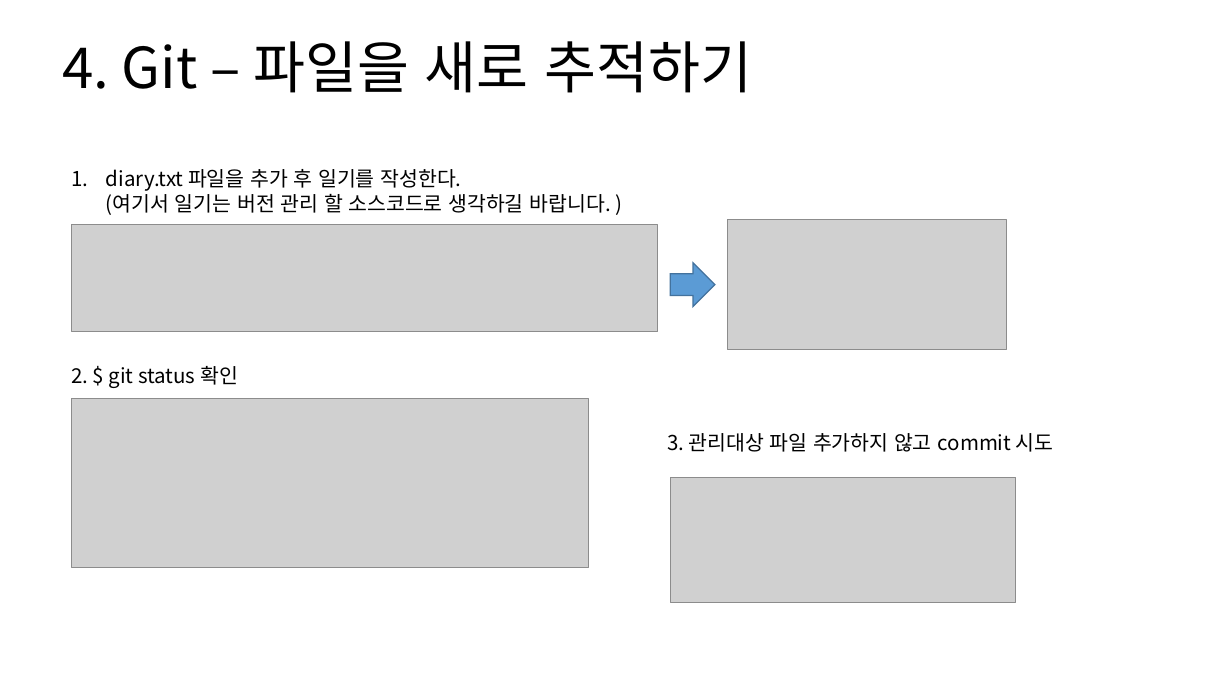
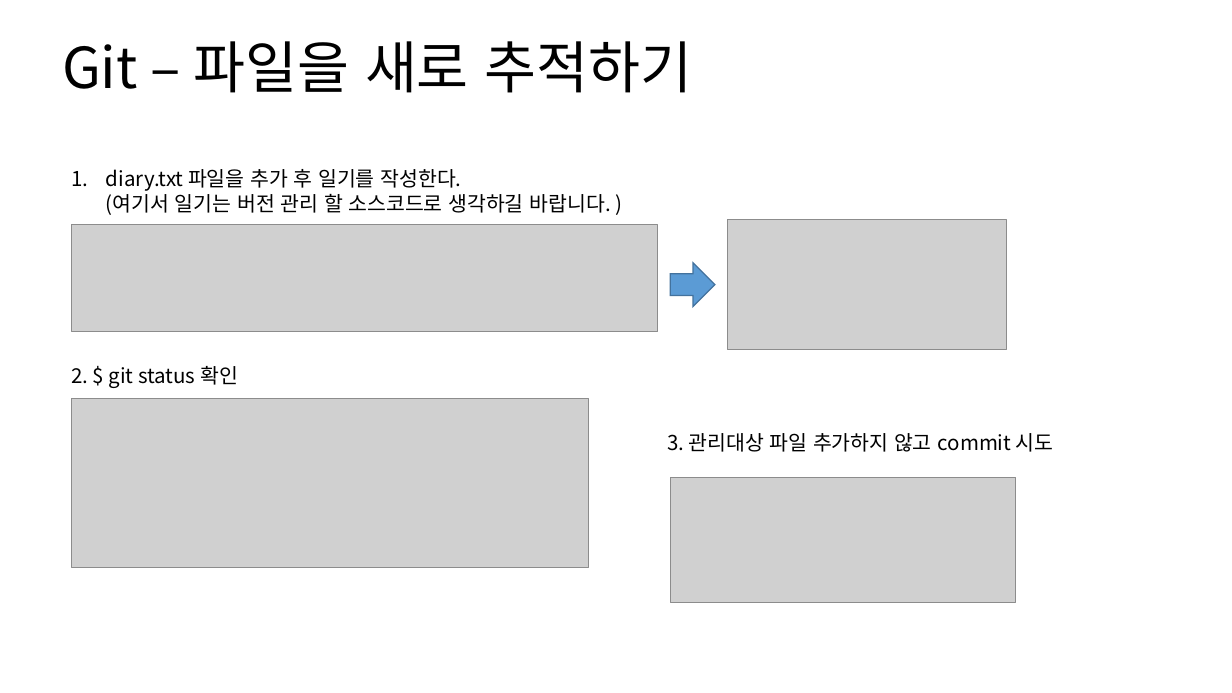
Before and after one commit to SungIn-Shin/git_powerpoint, a slide deck: slide 10 of git_from_the_hell.pptx. Drawn at 1232x693 pixels with LibreOffice and Linux fonts; fonts in the diff are those of the drawing; grey boxes stand for pictures. Boxes give left, top, right and bottom in pixels: in the first picture for what was removed or moved away, otherwise in the second. Text is boxed around its words. In the diff, an @@ line names an element or a change of style, - is before the commit and + after.

```diff
--- a/git_from_the_hell.pptx
+++ b/git_from_the_hell.pptx
@@ title at [62, 41, 693, 93]: text changed @@
-4. Git – 파일을 새로 추적하기
+Git – 파일을 새로 추적하기
```
Also in this commit, not shown: 11 other slides changed, 13 slides added, 4 slides removed.
